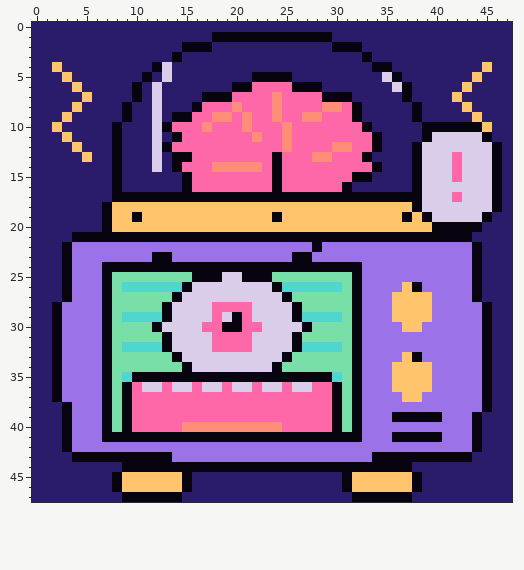
Two states of a pixel-art file, art/h1/overlord-yo.aseprite. That is the earlier state.
48x48 pixels, 1 frame.
The result:
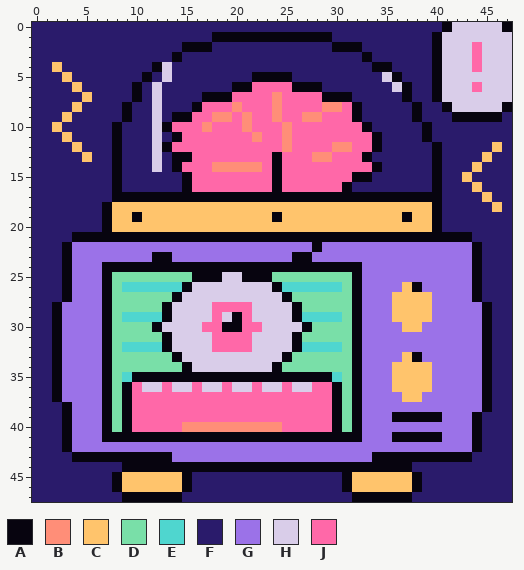
Palette (. is transparent): A #07040f  B #ff8e78  C #ffc46c  D #79dfa8  E #4fd6cf  F #2a1b6b  G #9b72e8  H #d9cde9  J #ff68a8
Edits made:
Layers "bubble", "fx":
The edit turns colour C into colour A in row 9 at x 44.
The edit turns colour F into colour A in row 0 at x 41 and 47; in rows 1 to 7 at x 40; in row 8 at x 41 and 47; in row 9 at x 42 to 43 and 45 to 46.
The edit turns colour H into colour A in rows 12 to 16 at x 40; in row 17 at x 39 to 40; in rows 18 to 19 at x 40.
The edit turns colour A into colour C in row 12 at x 46; in row 18 at x 38 and 46; in row 19 at x 39.
The edit turns colour H into colour C in row 13 at x 45; in row 14 at x 44; in row 15 at x 43; in row 16 at x 44; in row 17 at x 45; in row 18 at x 39.
The edit turns colour A into colour F in row 10 at x 40 to 44; in row 11 at x 45; in row 12 at x 38; in rows 13 to 16 at x 38 and 46; in row 17 at x 46; in row 19 at x 45.
The edit turns colour A into colour F in row 20 at x 41 to 44.
The edit turns colour C into colour F in row 10 at x 45.
The edit turns colour H into colour F in row 11 at x 40 to 44; in row 12 at x 39 and 41 to 45; in row 13 at x 39, 41 and 43 to 44; in row 14 at x 39, 41, 43 and 45; in row 15 at x 39, 41 and 44 to 45; in row 16 at x 39, 41 to 43 and 45.
The edit turns colour H into colour F in row 17 at x 41 and 43 to 44; in row 18 at x 41 to 45; in row 19 at x 41 to 44.
The edit turns colour J into colour F in rows 13 to 15 at x 42; in row 17 at x 42.
The edit turns colour C into colour H in row 4 at x 45; in row 5 at x 44; in row 6 at x 43; in row 7 at x 42; in row 8 at x 43.
The edit turns colour F into colour H in row 0 at x 42 to 46; in row 1 at x 41 to 47; in rows 2 to 3 at x 41 to 43 and 45 to 47; in row 4 at x 41 to 43 and 46 to 47; in row 5 at x 41 to 43 and 45 to 47; in row 6 at x 41 to 42 and 45 to 47.
The edit turns colour F into colour H in row 7 at x 41 and 43 to 47; in row 8 at x 42 and 44 to 46.
The edit turns colour F into colour J in rows 2 to 4 at x 44; in row 6 at x 44.
Pixel boxes of the changes (left, top, right, bottom) in both pictures:
changed: (412, 22, 512, 232)
